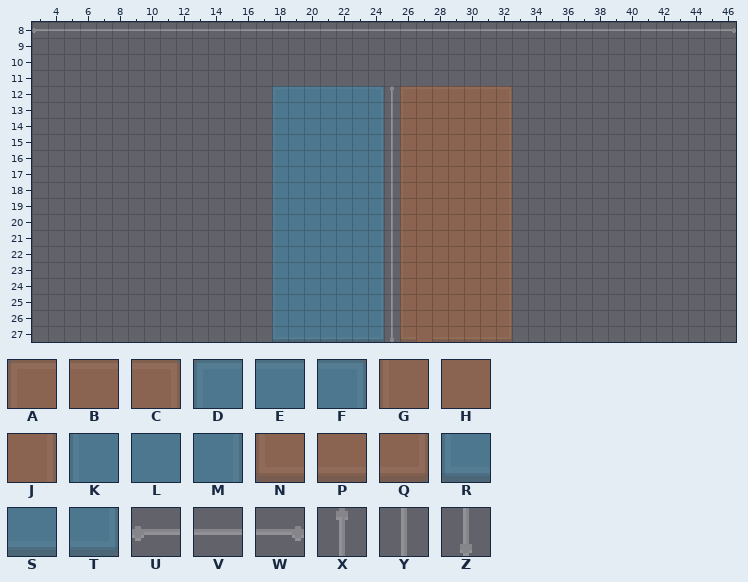
An edit to a level. Tiled map, assets/images/endMap.tmx. Above: the version before the commit.
Cells are 16x16 px. Shown: x 3..46, y 8..27.
Key: from "UIpackSheet_transparent": A 78, B 79, C 80, D 84, E 85, F 86, G 108, H 109, J 110, K 114, L 115, M 116, N 138, P 139, Q 140, R 144, S 145, T 146, U 243, V 244, W 245, X 273, Y 303, Z 333.
_ is an empty cell.
Layer "backgroundLayer" before, first column x 3:
 8 UVVVVVVVVVVVVVVVVVVVVVVVVVVVVVVVVVVVVVVVVVVW
 9 ____________________________________________
10 ____________________________________________
11 ____________________________________________
12 _______________DEEEEEFXABBBBBC______________
13 _______________KLLLLLMYGHHHHHJ______________
14 _______________KLLLLLMYGHHHHHJ______________
15 _______________KLLLLLMYGHHHHHJ______________
16 _______________KLLLLLMYGHHHHHJ______________
17 _______________KLLLLLMYGHHHHHJ______________
18 _______________KLLLLLMYGHHHHHJ______________
19 _______________KLLLLLMYGHHHHHJ______________
20 _______________KLLLLLMYGHHHHHJ______________
21 _______________KLLLLLMYGHHHHHJ______________
22 _______________KLLLLLMYGHHHHHJ______________
23 _______________KLLLLLMYGHHHHHJ______________
24 _______________KLLLLLMYGHHHHHJ______________
25 _______________KLLLLLMYGHHHHHJ______________
26 _______________KLLLLLMYGHHHHHJ______________
27 _______________RSSSSSTZNHPPPPQ______________
And afterwards:
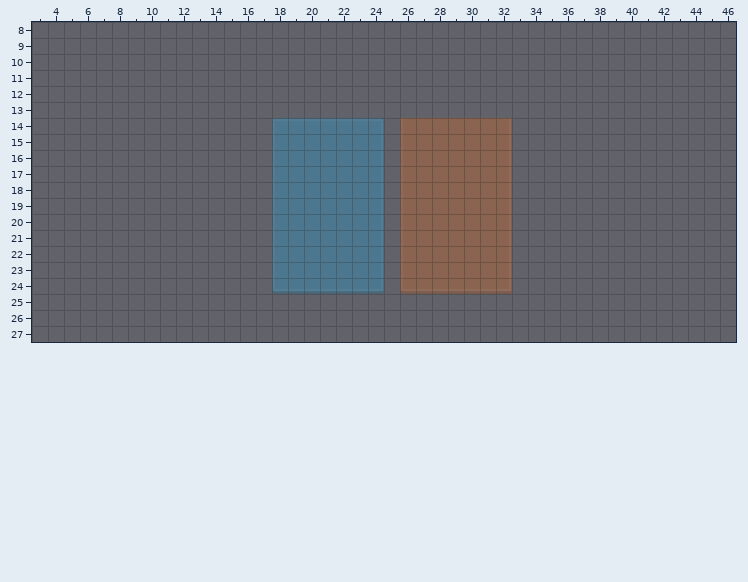
See-through tiles are keyed as they look on the map.
Edits made:
Layer "backgroundLayer":
y 8: x 3..46 UVVVVVVVVVVVVVVVVVVVVVVVVVVVVVVVVVVVVVVVVVVW -> ____________________________________________
y 12: x 18..32 DEEEEEFXABBBBBC -> _______________
y 13: x 18..32 KLLLLLMYGHHHHHJ -> _______________
y 14..23: x 25 Y -> _
y 24: x 18..26 KLLLLLMYG -> RSSSSST_N; x 32 J -> Q
y 25..26: x 18..32 KLLLLLMYGHHHHHJ -> _______________
y 27: x 18..32 RSSSSSTZNHPPPPQ -> _______________
Boxes around the changes in both pictures, in picture pixels (x1, y1, x2, y2):
removed: (32, 28, 736, 33)
changed: (272, 86, 512, 342)
